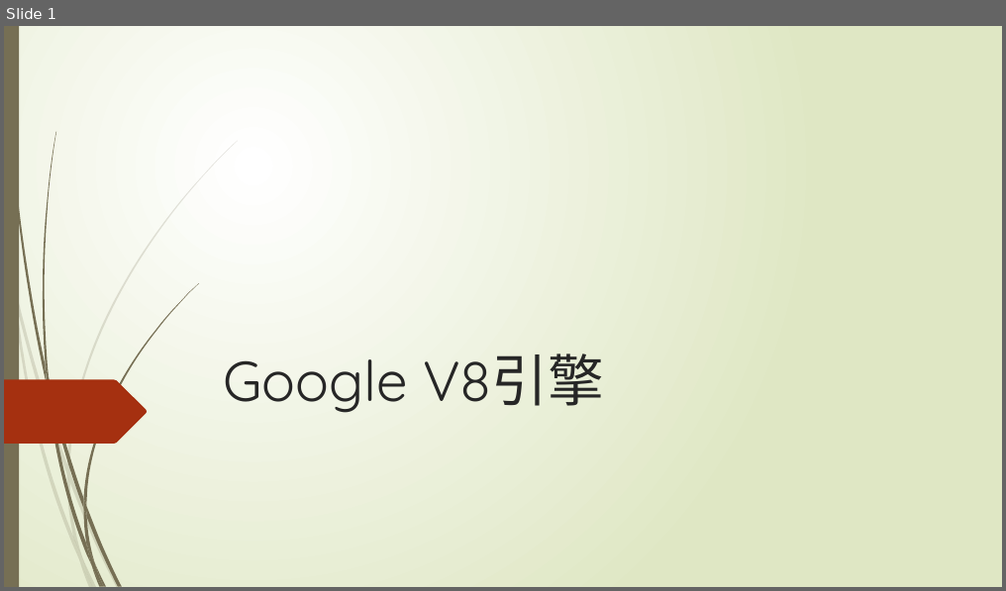
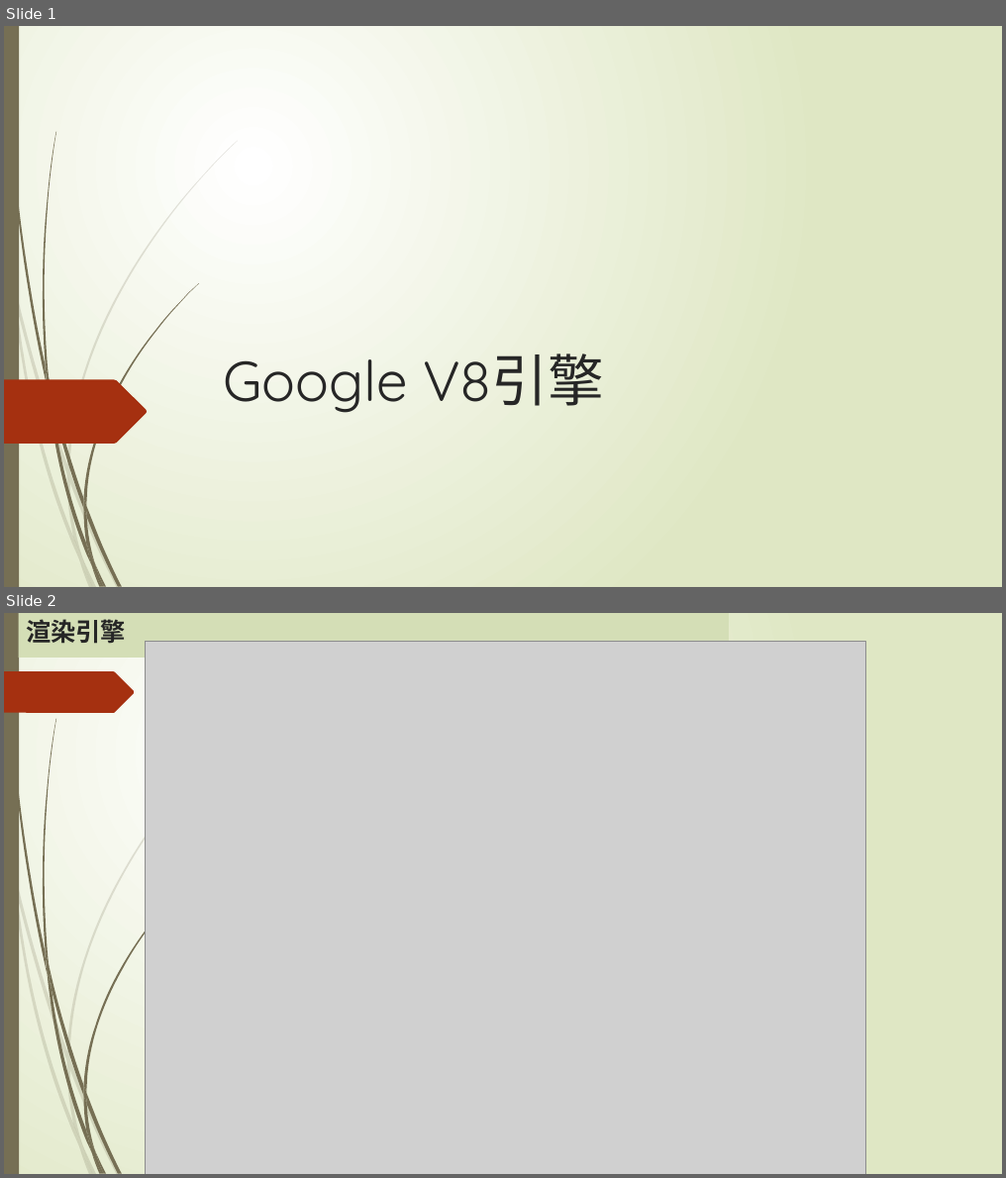
Before and after one commit to MickleWen/Google-V8, a slide deck: Google V8引擎.pptx. Shown one above the other, each under a label of ours: slide 1 before the commit, slides 1 and 2 after it. The pictures are 1006x591 and 1006x1178 pixels, drawn with LibreOffice and Linux fonts; fonts in the diff are those of the drawing; grey boxes stand for pictures. Boxes give left, top, right and bottom in pixels: in the first picture for what was removed or moved away, otherwise in the second. Text is boxed around its words. In the diff, an @@ line names an element or a change of style, - is before the commit and + after.

Commit message:
add 2

```diff
--- a/Google V8引擎.pptx
+++ b/Google V8引擎.pptx
@@ slide 2 added at bbox=[4, 613, 1002, 1174], background gradient #FFFFFF to #DFE8C4; not listed: 23 template elements that a slide beside it also shows @@
@@ title added at bbox=[26, 619, 126, 644], 24 pt, text #262626, bold @@
+渲染引擎
@@ picture added at bbox=[145, 641, 865, 1174] @@
@@ freeform shape added at bbox=[4, 671, 135, 713], fill #A53010 @@
```
Also in this commit, not shown: 1 other slide added.
